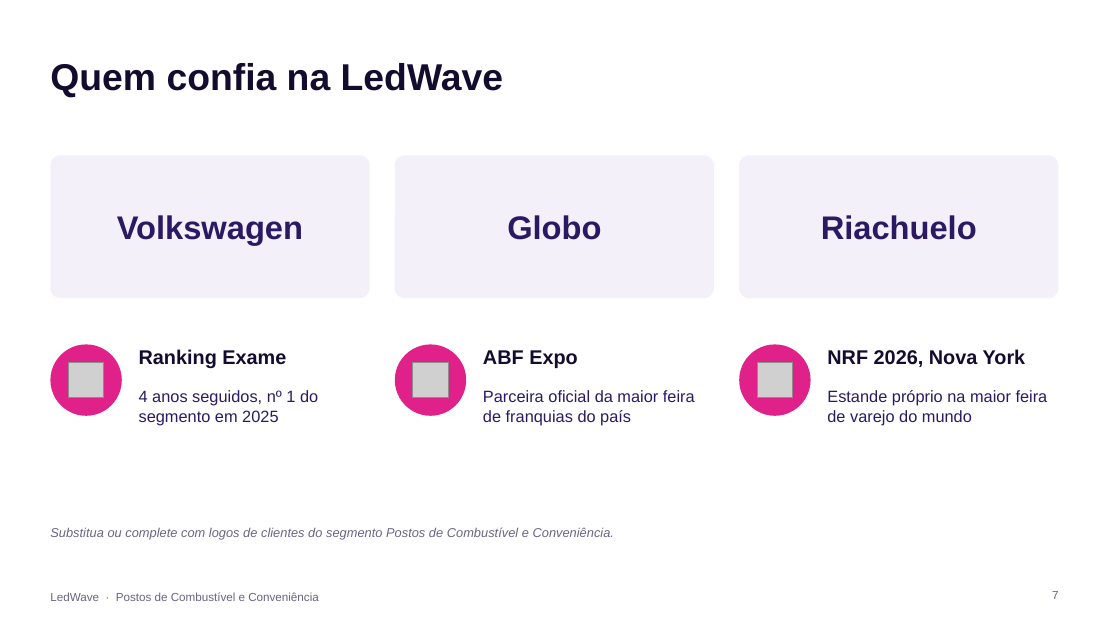
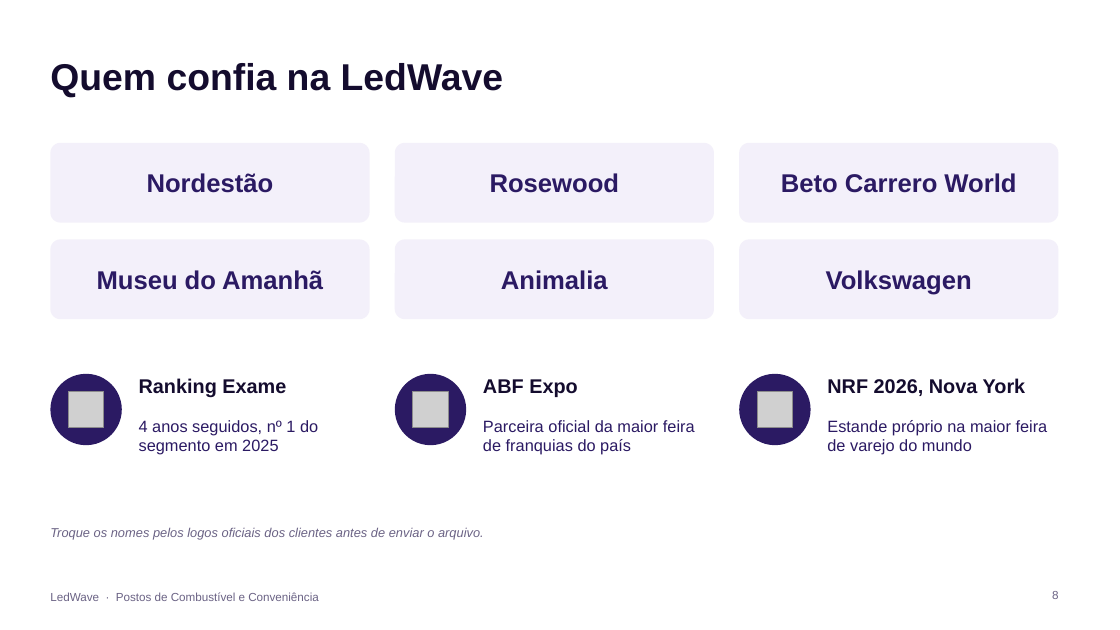
Before and after one commit to itarsilva/Treino, a slide deck: slide 8 of ledwave-comercial/apresentacoes/LedWave_Postos_de_Combustivel_e_Conveniencia.pptx (slide 7 before the commit). Drawn at 1120x630 pixels with LibreOffice and Linux fonts; fonts in the diff are those of the drawing; grey boxes stand for pictures. Boxes give left, top, right and bottom in pixels: in the first picture for what was removed or moved away, otherwise in the second. Text is boxed around its words. In the diff, an @@ line names an element or a change of style, - is before the commit and + after.

```diff
--- a/ledwave-comercial/apresentacoes/LedWave_Postos_de_Combustivel_e_Conveniencia.pptx
+++ b/ledwave-comercial/apresentacoes/LedWave_Postos_de_Combustivel_e_Conveniencia.pptx
@@ rounded rectangle: place and size @@
-rounded rectangle at [50,155,370,298]
+rounded rectangle at [50,143,370,223]
@@ rounded rectangle: place and size @@
-rounded rectangle at [395,155,714,298]
+rounded rectangle at [395,143,714,223]
@@ proportions changed in 3 elements at [50,143,370,223], [395,143,714,223], [739,143,1059,223] @@
@@ rounded rectangle: place and size @@
-rounded rectangle at [739,155,1059,298]
+rounded rectangle at [739,143,1059,223]
@@ text added at [147,173,274,193], 22 pt, text #2B1A63, bold @@
+Nordestão
@@ text at [490,173,619,193]: text changed; size 28 to 22 pt @@
-Globo
+Rosewood
@@ text at [781,173,1016,193]: text changed; size 28 to 22 pt @@
-Riachuelo
+Beto Carrero World
@@ rounded rectangle added at [50,239,370,319], fill #F3F0FA @@
@@ rounded rectangle added at [395,239,714,319], fill #F3F0FA @@
@@ text "Volkswagen": place and size @@
-text "Volkswagen" at [117,215,303,245]
+text "Volkswagen" at [826,270,972,295]
@@ text "Volkswagen" at [826,270,972,295]: size 28 to 22 pt @@
@@ rounded rectangle added at [739,239,1059,319], fill #F3F0FA @@
@@ text added at [97,270,323,290], 22 pt, text #2B1A63, bold @@
+Museu do Amanhã
@@ text added at [501,270,608,290], 22 pt, text #2B1A63, bold @@
+Animalia
@@ 6 texts, 3 pictures, 3 ellipses: place and size @@
-6 texts, 3 pictures, 3 ellipses at [50,344,1048,426]
+6 texts, 3 pictures, 3 ellipses at [50,374,1048,455]
@@ fill #E0218A to #2B1A63 in 3 elements at [50,374,122,445], [395,374,466,445], [739,374,811,445] @@
@@ text at [50,527,484,540]: text changed @@
-Substitua ou complete com logos de clientes do segmento Postos de Combustível e Conveniência.
+Troque os nomes pelos logos oficiais dos clientes antes de enviar o arquivo.
@@ page number at [1052,591,1058,599]: text changed @@
-7
+8
```
Also in this commit, not shown: 2 other slides changed, 1 slide added, 23 other files.
